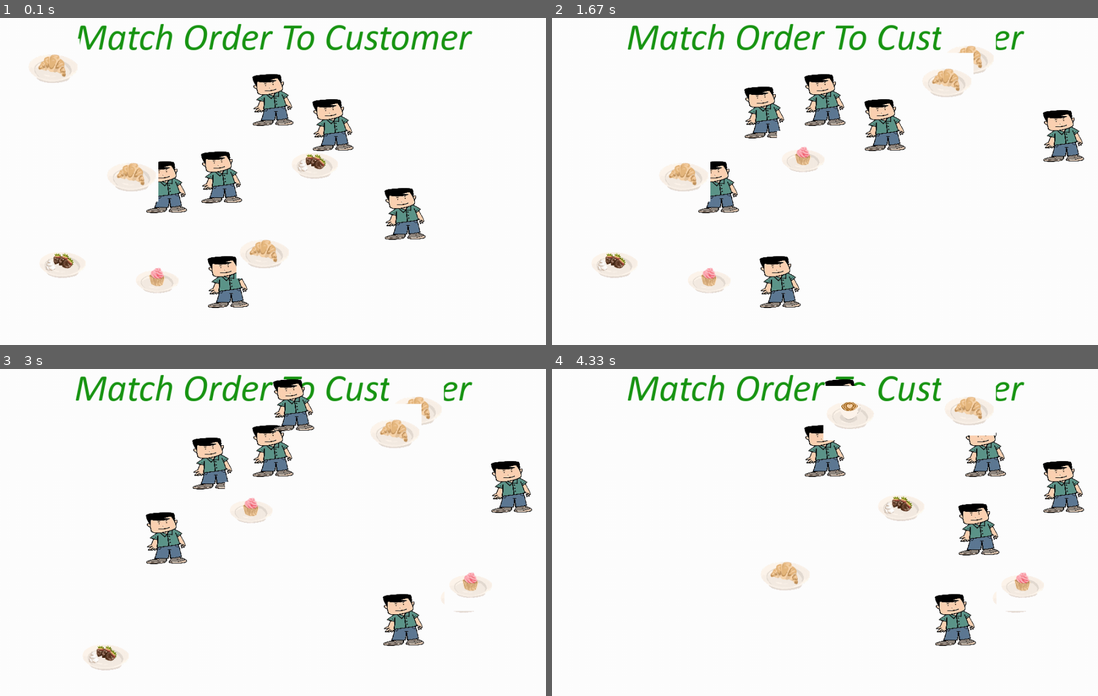
Above: before the commit, frames 1-4 (two rows, left to right).
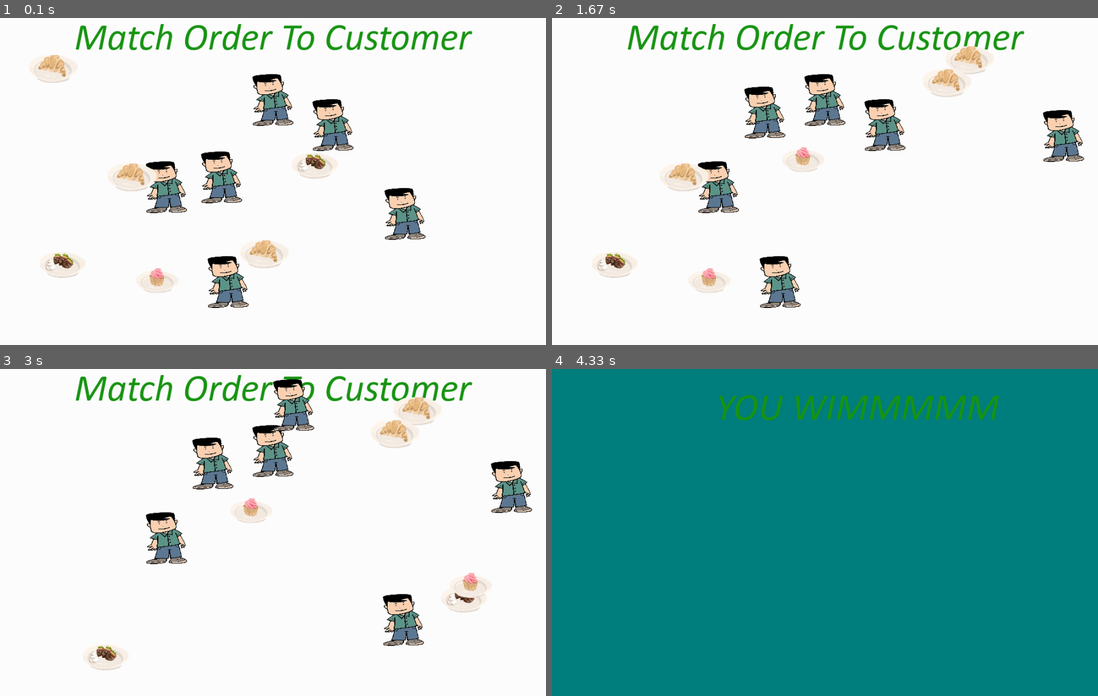
Above: after the commit, the same moments.

Repository: rhit-catapult/pygameproject-caffeinerush
Game: pygame game, started from Task 1.py
Two runs of this game, one before a commit and one after it. Both use one fixed random seed, a clock stepped at 60 frames per second and the inputs below.
Inputs (mouse positions are in pixels of both pictures, inside the frame that each line leads up to):
- Up to frame 1 (0.1 s): no input
- Up to frame 2 (1.67 s): press the mouse at (814, 250) at 0.37 s; move the mouse to (879, 165) at 0.47 s; release the mouse at (945, 80) at 0.6 s; press the mouse at (868, 161) at 0.7 s; move the mouse to (923, 184) at 0.8 s; release the mouse at (983, 204) at 0.93 s; press the mouse at (1010, 207) at 1.03 s; move the mouse to (895, 201) at 1.13 s; release the mouse at (786, 194) at 1.27 s; press the mouse at (606, 67) at 1.37 s; move the mouse to (786, 60) at 1.47 s; release the mouse at (966, 57) at 1.6 s
- Up to frame 3 (3 s): press the mouse at (65, 610) at 1.7 s; move the mouse to (262, 604) at 1.8 s; release the mouse at (464, 594) at 1.93 s; press the mouse at (158, 630) at 2.03 s; move the mouse to (245, 532) at 2.13 s; release the mouse at (333, 437) at 2.27 s; press the mouse at (338, 418) at 2.37 s; move the mouse to (223, 535) at 2.47 s; release the mouse at (109, 653) at 2.6 s; press the mouse at (131, 525) at 2.7 s; move the mouse to (191, 584) at 2.8 s; release the mouse at (251, 646) at 2.93 s
- Up to frame 4 (4.33 s): press the mouse at (661, 653) at 3.03 s; move the mouse to (781, 578) at 3.13 s; release the mouse at (901, 503) at 3.27 s; press the mouse at (803, 509) at 3.37 s; move the mouse to (819, 575) at 3.47 s; release the mouse at (830, 637) at 3.6 s; press the mouse at (830, 637) at 3.7 s; move the mouse to (775, 529) at 3.8 s; release the mouse at (721, 418) at 3.93 s; press the mouse at (966, 408) at 4.03 s; move the mouse to (868, 447) at 4.13 s; release the mouse at (764, 486) at 4.27 s

The runs differ from the first frame. In frame 1, 0.2% of the frame differs, in the area x 9-50%, y 6-80%; in frame 2, 0.6%; in frame 3, 0.7%; in frame 4, 100%, in the area x 0-100%, y 0-100%.

Commit message:
APPLEm,hgjvjgvg

Diff:
--- a/Task 1.py
+++ b/Task 1.py
@@ -22,12 +22,13 @@
     # create a screen
     pygame.display.set_caption("Caffeine Rush")
     # TODO: Change the size of the screen as you see fit!
-    screen = pygame.display.set_mode((screen_width, screen_height)) #sets the screen dimentions
+    screen = pygame.display.set_mode((screen_width, screen_height)) # sets the screen dimension
 
     font = pygame.font.Font("calibri-italic.ttf", 70)  # creates the font
     text_surface = font.render("Match Order To Customer", True, (25, 150, 20))  # creates text surface
     text_rect = text_surface.get_rect()  # get the rect of the play button
     text_rect.center = (500, 40)  # centers text
+    # dimension
 
 
 
@@ -47,9 +48,10 @@
     #ASFGAFDH
     food_images = []
     food_images.append(pygame.image.load("ChocoStrawNoBackground.png"))
-    food_images.append(pygame.image.load("Coffee.jpg"))
-    food_images.append(pygame.image.load("Crossaint.jpg"))
-    food_images.append(pygame.image.load("Cupcake.jpg"))
+    food_images.append(pygame.image.load("CoffeeNoBackground.png"))
+    food_images.append(pygame.image.load("CrossaintNoBackground.png"))
+    food_images.append(pygame.image.load("CupcakeNoBackground.png"))
+    food_deleted = 0
     while True:
         for event in pygame.event.get():
             if event.type == pygame.QUIT:
@@ -70,6 +72,7 @@
                         customers.remove(customer)
                         if dragging_food in foods:
                             foods.remove(dragging_food)
+                            food_deleted += 1
                         print("RIP customer")
 
 
@@ -97,6 +100,22 @@
             dragging_food.x = pos[0] - dragging_food.width / 2
             dragging_food.y = pos[1] - dragging_food.width / 2
 
+        if food_deleted > 5:
+            font = pygame.font.Font("calibri-italic.ttf", 70)
+            text_surface = font.render("YOU WIMMMMM", True, (25, 150, 20))  # creates text surface
+
+            while True:
+                for event in pygame.event.get():
+                    if event.type == pygame.QUIT:
+                        sys.exit()
+                clock.tick(60)
+                screen.fill("Teal")
+                text_rect = text_surface.get_rect()  # get the rect of the play button
+                text_rect.center = (300, 40)  # centers text
+                screen.blit(text_surface, text_rect.center)
+
+
+                pygame.display.update()
 
         # customer.draw()
         # player.draw()
Binary file added: CoffeeNoBackground.png
Binary file added: CrossaintNoBackground.png
Binary file added: CupcakeNoBackground.png
